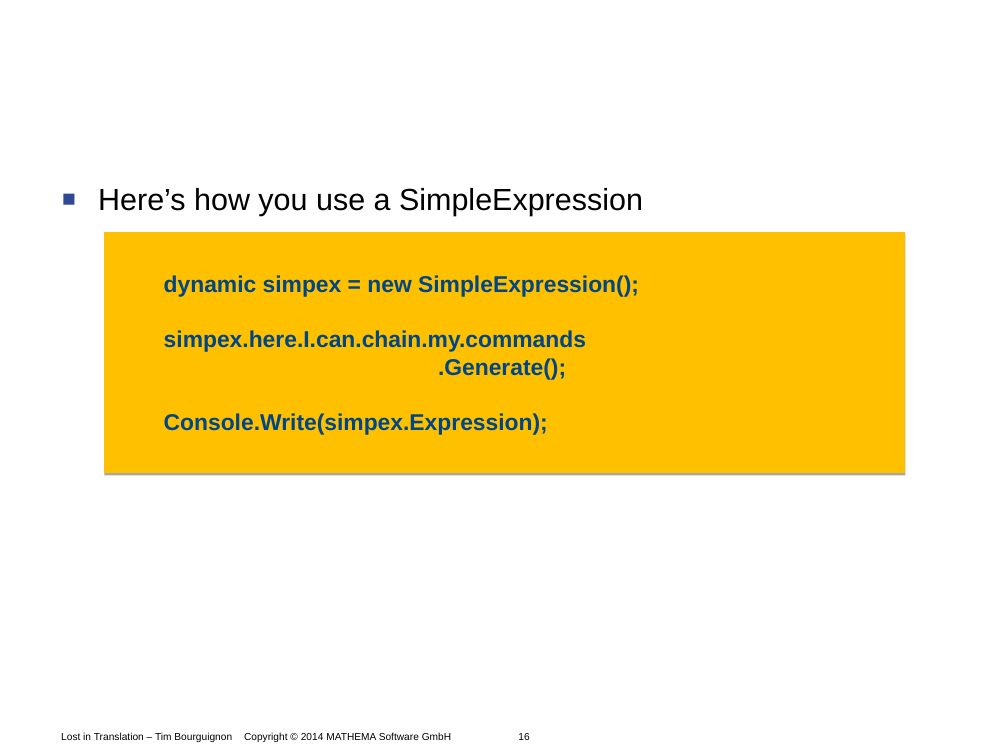
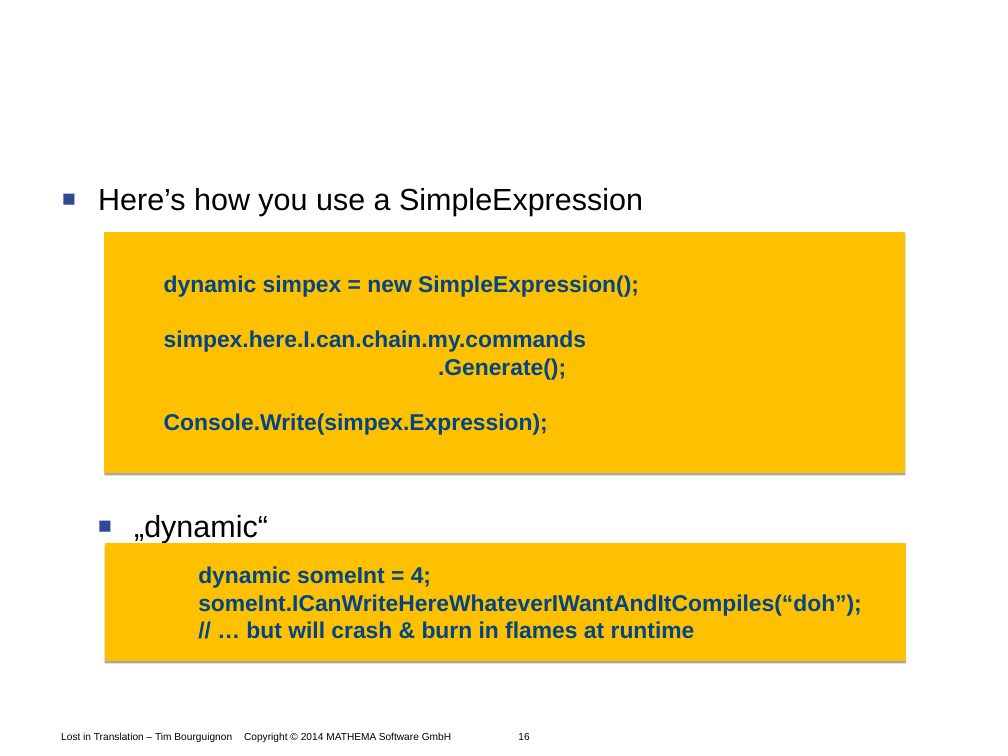
Before and after one commit to Timothep/Talk.LostInTranslation, a slide deck: slide 16 of LostInTranslation.odp. Drawn at 1008x756 pixels with LibreOffice and Linux fonts; fonts in the diff are those of the drawing; background and template pictures are left out. Boxes give left, top, right and bottom in pixels: in the first picture for what was removed or moved away, otherwise in the second. Text is boxed around its words. In the diff, an @@ line names an element or a change of style, - is before the commit and + after.

```diff
--- a/LostInTranslation.odp
+++ b/LostInTranslation.odp
@@ text at (134,515,268,543): paragraph added @@
+  ■ „dynamic“
@@ freeform shape added at (105,543,906,661), fill #FFC000, 18 pt, text #004586, bold @@
+dynamic someInt = 4;
+someInt.ICanWriteHereWhateverIWantAndItCompiles(“doh”);
+// … but will crash & burn in flames at runtime
```
Also in this commit, not shown: 25 other slides changed, 5 slides added, 4 slides removed.
